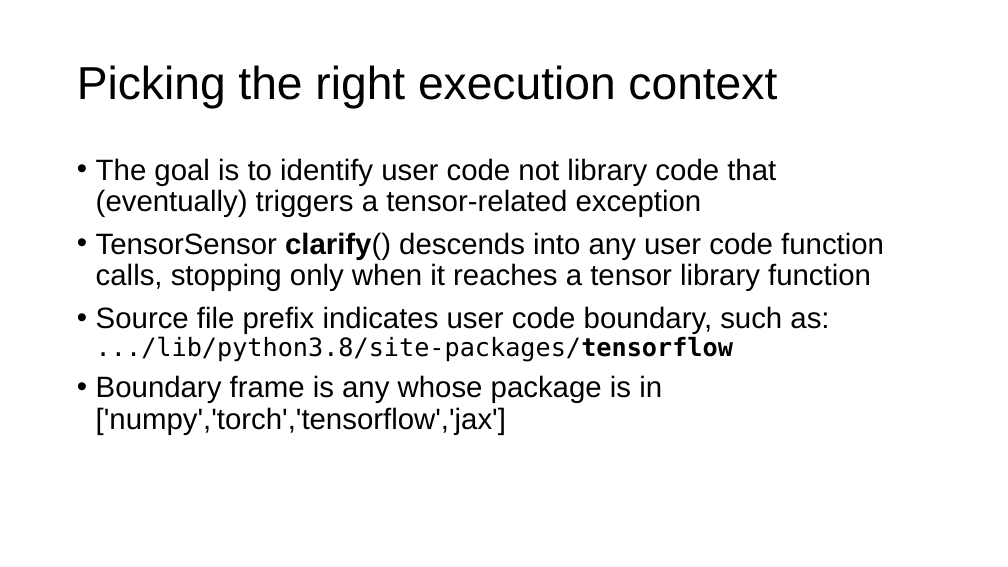
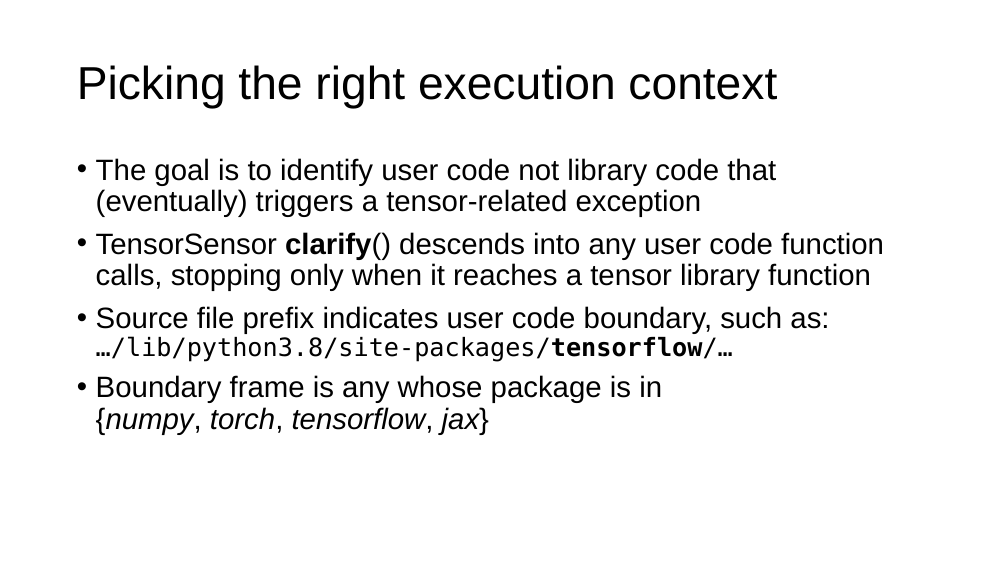
Before and after one commit to parrt/tensor-sensor, a slide deck: slide 17 of talks/strumenta/tensor-sensor.pptx. Drawn at 1008x567 pixels with LibreOffice and Linux fonts; fonts in the diff are those of the drawing; background and template pictures are left out. Boxes give left, top, right and bottom in pixels: in the first picture for what was removed or moved away, otherwise in the second. Text is boxed around its words. In the diff, an @@ line names an element or a change of style, - is before the commit and + after.

```diff
--- a/talks/strumenta/tensor-sensor.pptx
+++ b/talks/strumenta/tensor-sensor.pptx
@@ text at [96, 306, 829, 435]: text changed @@
-• Source file prefix indicates user code boundary, such as:
-  .../lib/python3.8/site-packages/tensorflow
-• Boundary frame is any whose package is in ['numpy','torch','tensorflow','jax']
+• Source file prefix indicates user code boundary, such as:
+  …/lib/python3.8/site-packages/tensorflow/…
+• Boundary frame is any whose package is in
+  {numpy, torch, tensorflow, jax}
```
Also in this commit, not shown: 10 other slides changed, 2 other files.
